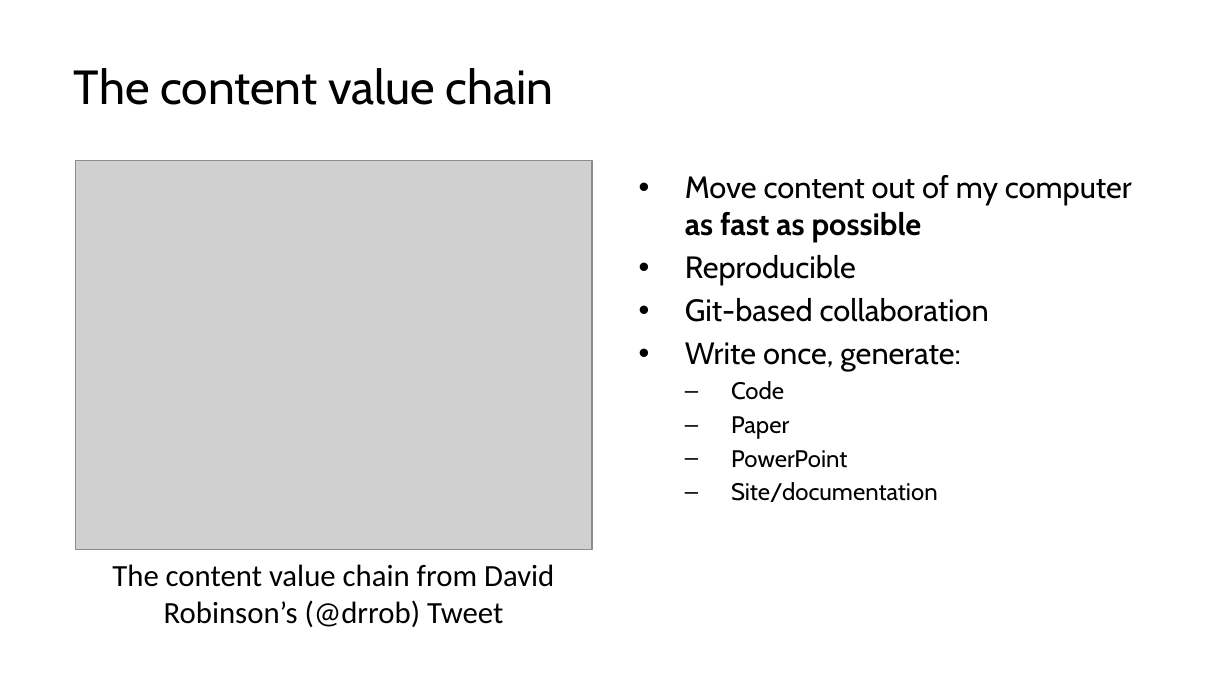
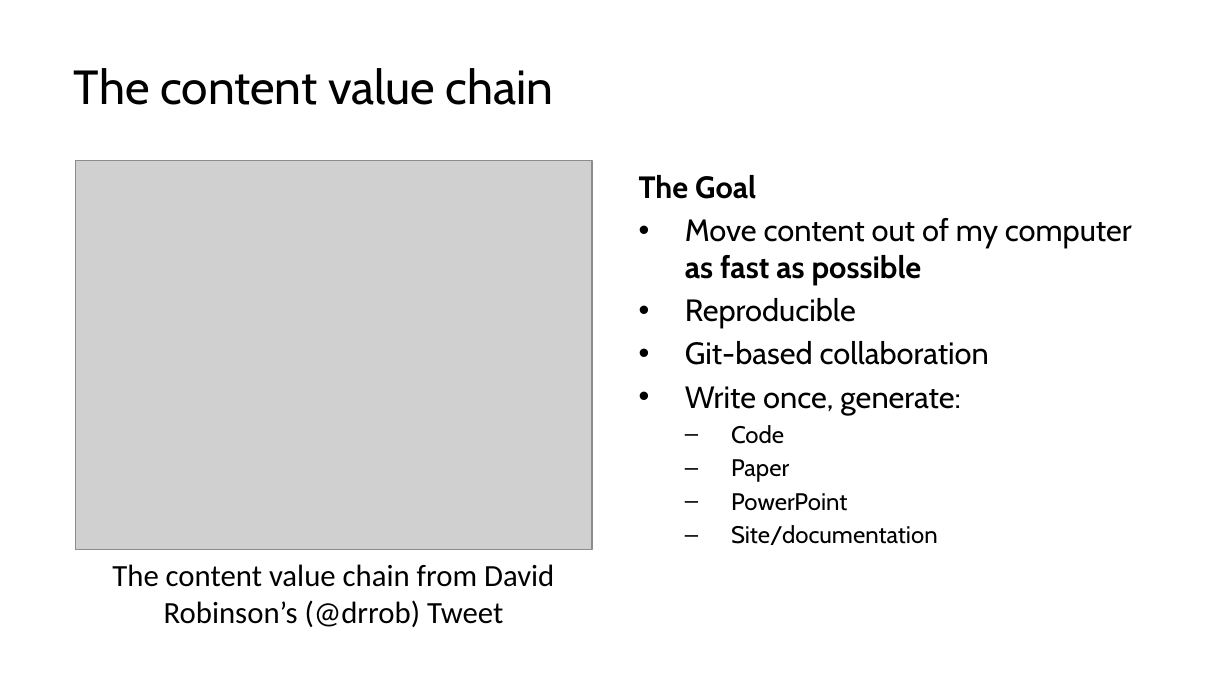
Before and after one commit to lucas-a-meyer/using-quarto, a slide deck: slide 3 of docs/presentation.pptx. Drawn at 1232x693 pixels with LibreOffice and Linux fonts; fonts in the diff are those of the drawing; grey boxes stand for pictures. Boxes give left, top, right and bottom in pixels: in the first picture for what was removed or moved away, otherwise in the second. Text is boxed around its words. In the diff, an @@ line names an element or a change of style, - is before the commit and + after.

```diff
--- a/docs/presentation.pptx
+++ b/docs/presentation.pptx
@@ text at (639, 175, 756, 199): paragraph added @@
+The Goal
```
Also in this commit, not shown: 5 other slides changed, 24 other files.
